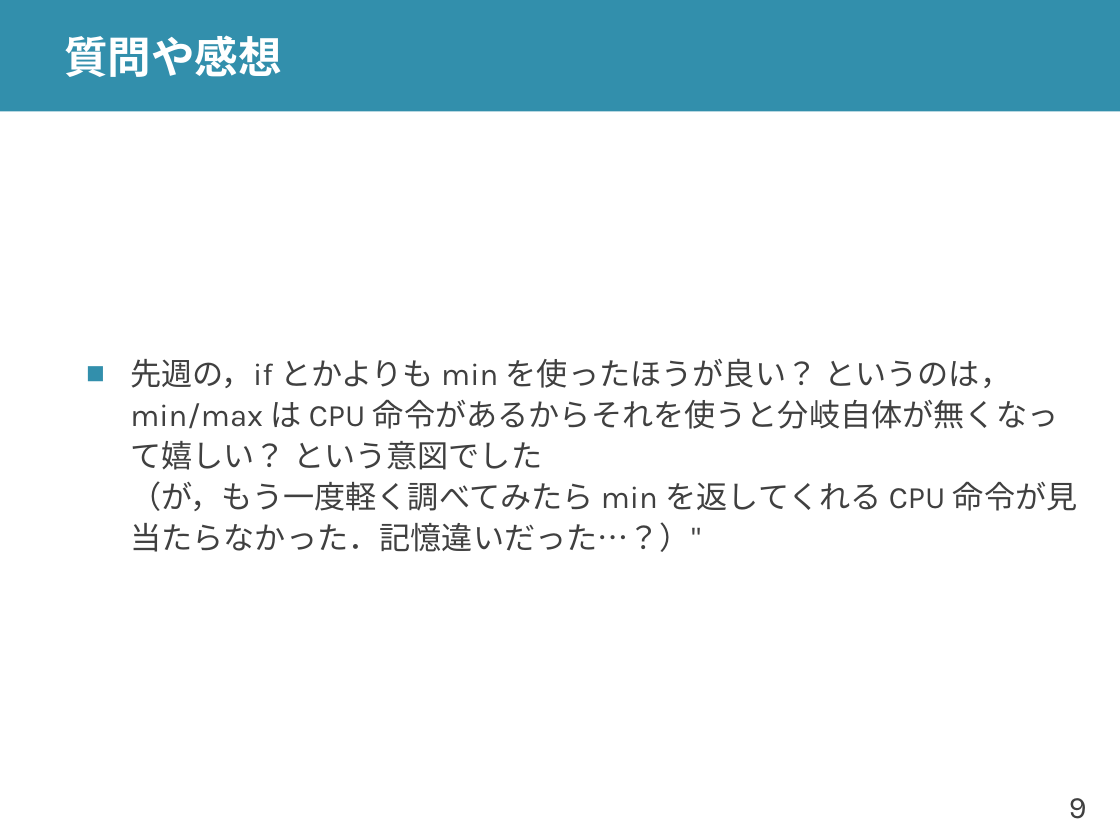
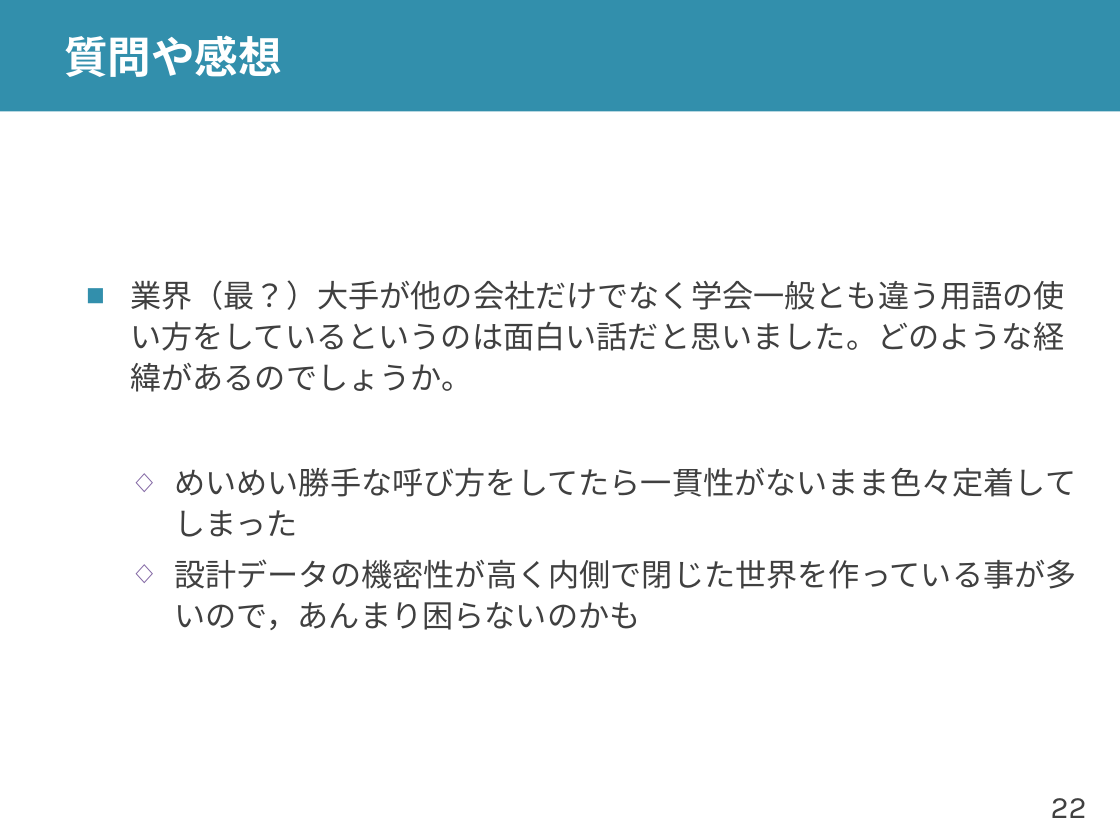
Before and after one commit to shioyadan/advanced-computer-organization, a slide deck: slide 22 of aco-shioya-09.pptx (slide 9 before the commit). Drawn at 1120x840 pixels with LibreOffice and Linux fonts; fonts in the diff are those of the drawing. Boxes give left, top, right and bottom in pixels: in the first picture for what was removed or moved away, otherwise in the second. Text is boxed around its words. In the diff, an @@ line names an element or a change of style, - is before the commit and + after.

```diff
--- a/aco-shioya-09.pptx
+++ b/aco-shioya-09.pptx
@@ text at [130, 280, 1076, 630]: text changed @@
-■ 先週の，if とかよりも min を使ったほうが良い？ というのは，min/max は CPU 命令があるからそれを使うと分岐自体が無くなって嬉しい？ という意図でした
-  （が，もう一度軽く調べてみたら min を返してくれる CPU 命令が見当たらなかった．記憶違いだった…？）"
+■ 業界（最？）大手が他の会社だけでなく学会一般とも違う用語の使い方をしているというのは面白い話だと思いました。どのような経緯があるのでしょうか。
+  ◇ めいめい勝手な呼び方をしてたら一貫性がないまま色々定着してしまった
+  ◇ 設計データの機密性が高く内側で閉じた世界を作っている事が多いので，あんまり困らないのかも
@@ page number at [1051, 798, 1087, 818]: text changed @@
-9
+22
```
Also in this commit, not shown: 12 other slides changed, 11 slides added, 3 slides removed, 2 other files.
